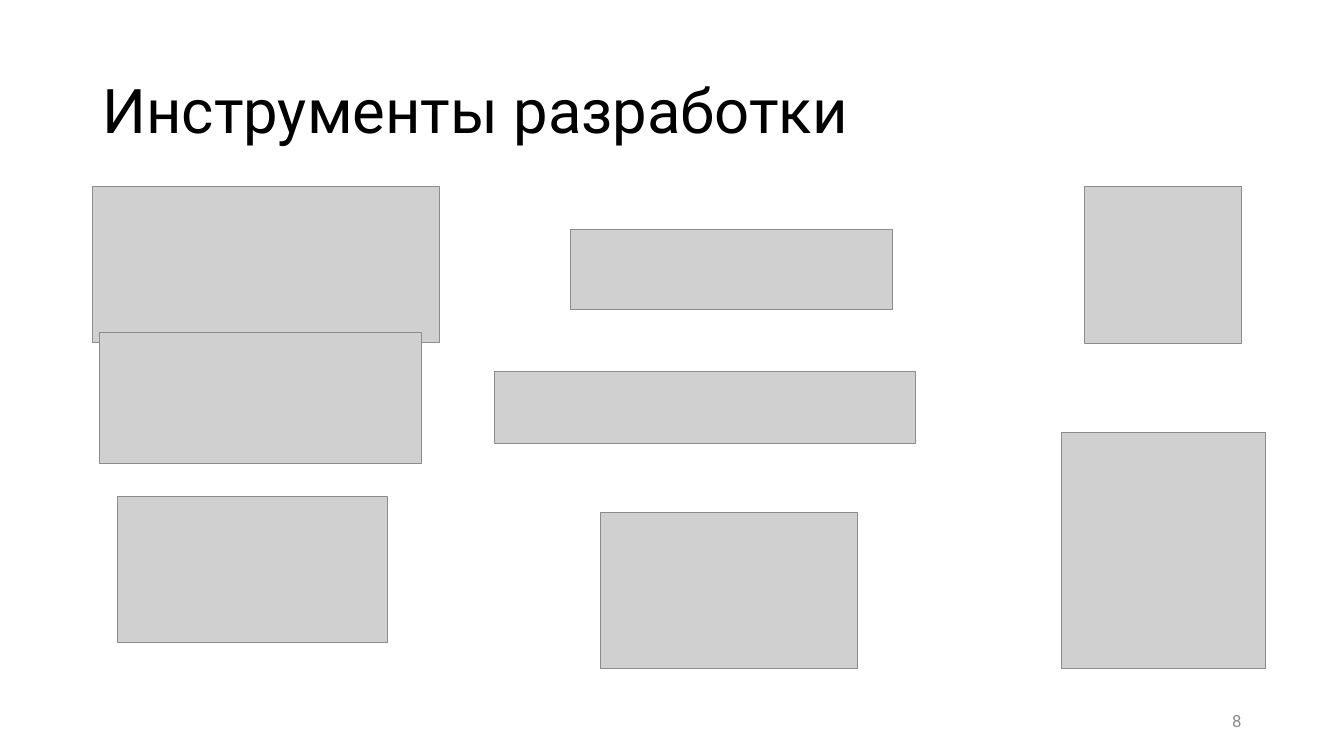
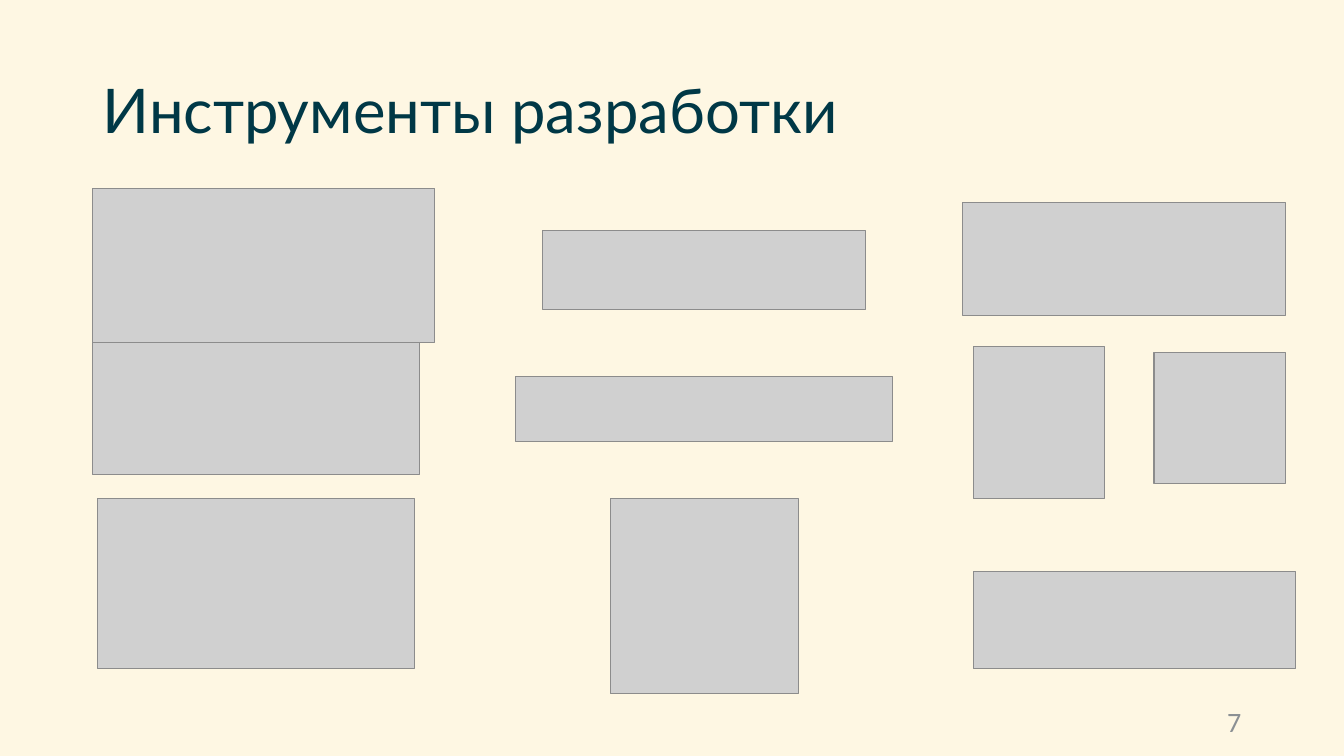
Before and after one commit to SirojiddinSaidmurodov/degree-work, a slide deck: slide 7 of docs/Предзащита.pptx (slide 8 before the commit). Drawn at 1344x756 pixels with LibreOffice and Linux fonts; fonts in the diff are those of the drawing; grey boxes stand for pictures. Boxes give left, top, right and bottom in pixels: in the first picture for what was removed or moved away, otherwise in the second. Text is boxed around its words. In the diff, an @@ line names an element or a change of style, - is before the commit and + after.

```diff
--- a/docs/Предзащита.pptx
+++ b/docs/Предзащита.pptx
@@ background #FFFFFF to #FEF7E3 @@
@@ title "Инструменты разработки" at bbox=[102, 88, 837, 144]: font Roboto to Lato, text colour #000000 to #003846 @@
@@ picture: place and size @@
-picture at bbox=[93, 187, 440, 343]
+picture at bbox=[93, 189, 436, 343]
@@ picture added at bbox=[963, 203, 1286, 317] @@
@@ picture: place and size @@
-picture at bbox=[571, 230, 893, 310]
+picture at bbox=[543, 230, 866, 310]
@@ picture: place and size @@
-picture at bbox=[99, 333, 421, 464]
+picture at bbox=[93, 343, 419, 475]
@@ picture: place and size @@
-picture at bbox=[1062, 433, 1265, 668]
+picture at bbox=[974, 347, 1105, 499]
@@ picture: place and size @@
-picture at bbox=[1085, 187, 1242, 344]
+picture at bbox=[1154, 353, 1286, 484]
@@ picture: place and size @@
-picture at bbox=[495, 372, 915, 444]
+picture at bbox=[515, 376, 893, 441]
@@ picture: place and size @@
-picture at bbox=[118, 497, 388, 642]
+picture at bbox=[98, 498, 414, 668]
@@ picture: place and size @@
-picture at bbox=[600, 512, 857, 668]
+picture at bbox=[610, 498, 799, 694]
@@ picture added at bbox=[974, 572, 1297, 669] @@
@@ page number at bbox=[1227, 714, 1241, 732]: text changed; size 12 to 20 pt; font Roboto to Calibri; text colour #8C8C8C to #8C9194 @@
-8
+7
```
Also in this commit, not shown: 8 other slides changed, 5 slides added, 1 slide removed, 3 other files.
